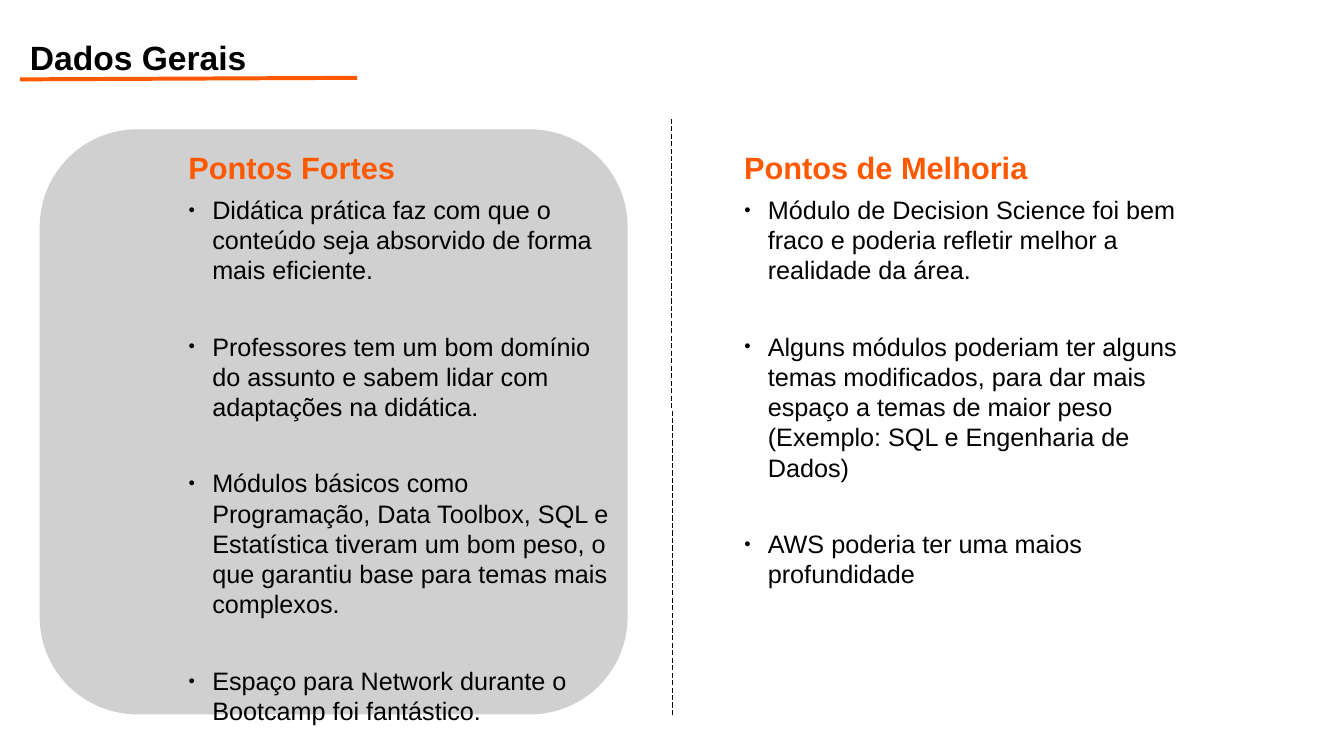
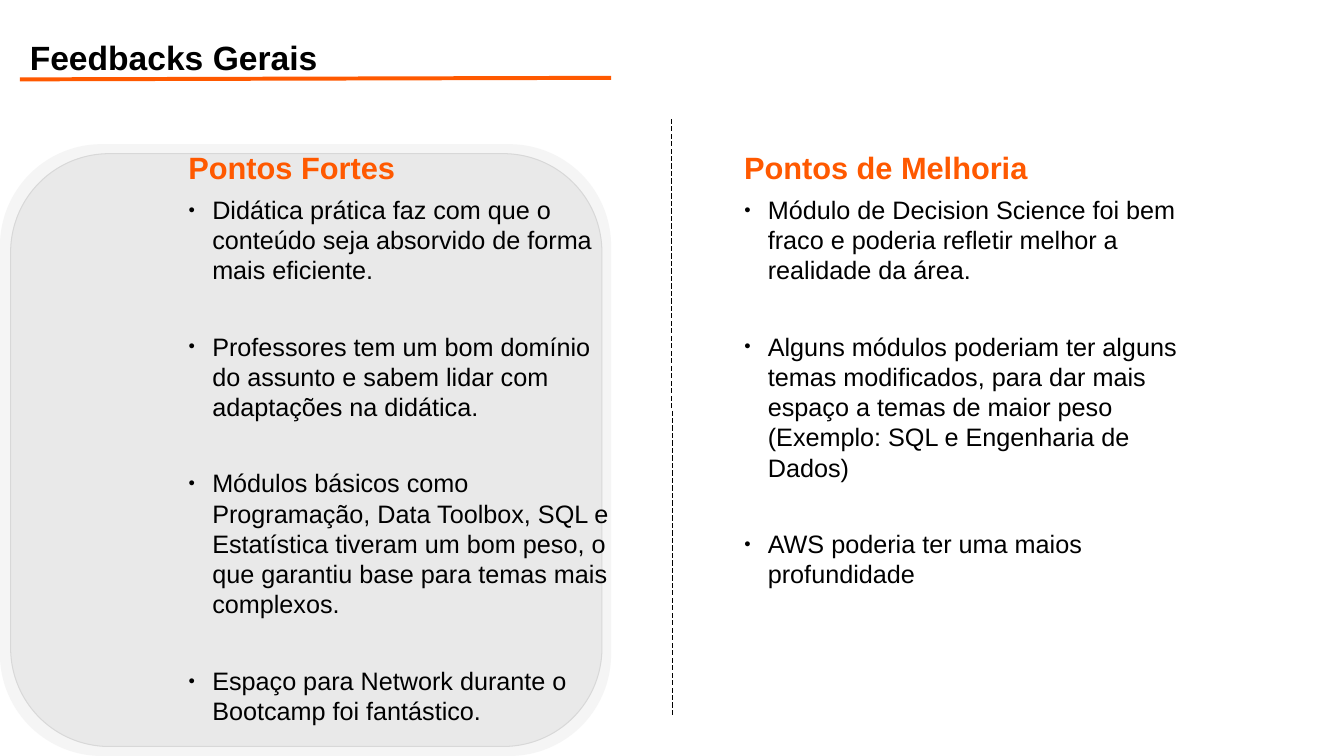
Before and after one commit to zgiuliana/bootcamp_itau_dados, a slide deck: slide 5 of bootcamp.pptx. Drawn at 1344x756 pixels with LibreOffice and Linux fonts; fonts in the diff are those of the drawing; grey boxes stand for pictures; background and template pictures are left out. Boxes give left, top, right and bottom in pixels: in the first picture for what was removed or moved away, otherwise in the second. Text is boxed around its words. In the diff, an @@ line names an element or a change of style, - is before the commit and + after.

```diff
--- a/bootcamp.pptx
+++ b/bootcamp.pptx
@@ text at (x1=30, y1=45, x2=318, y2=77): text changed @@
-Dados Gerais
+Feedbacks Gerais
@@ line moved from (20, 80) - (357, 78) to (20, 80) - (611, 78) @@
@@ rounded rectangle added at (x1=0, y1=144, x2=611, y2=756), fill #F2F2F2 at 75% opacity @@
@@ picture resized from (x1=39, y1=129, x2=627, y2=714) to (x1=11, y1=153, x2=603, y2=746) @@
```
Also in this commit, not shown: 3 other slides changed, 1 slide added, 1 slide removed.
